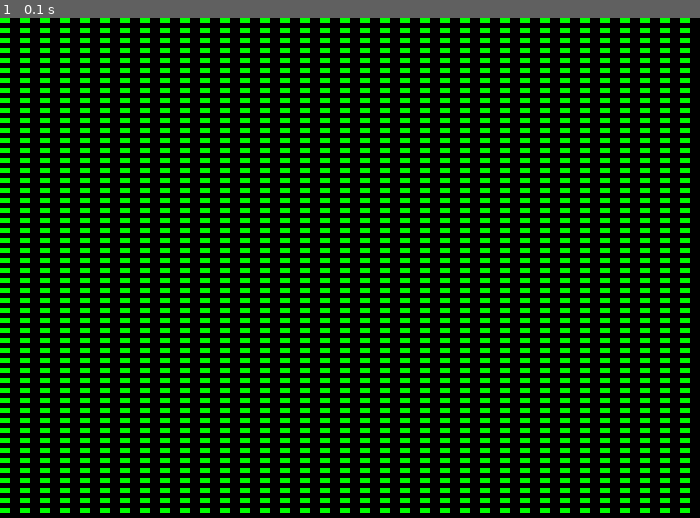
Above: before the commit, frame 1.
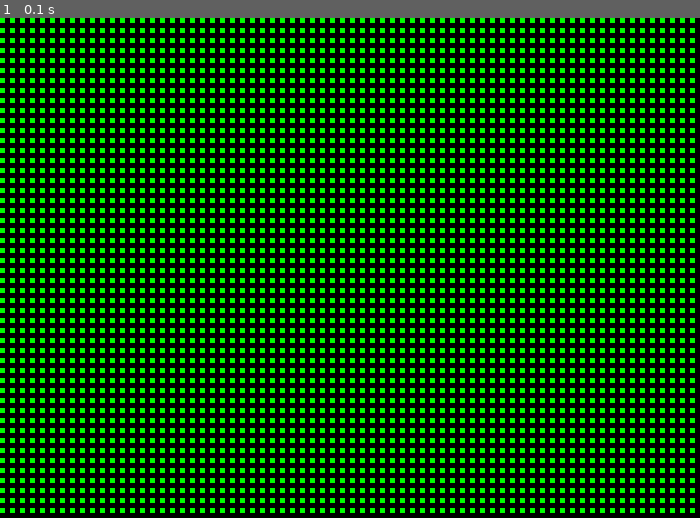
Above: after the commit, the same moment.

Repository: MCBoarder289/PythonArcadeGames
Game: pygame game, started from Labs/Chapter 6 - Lab Pygame Exercise.py
Same seed, same stepped clock (60 frames per second), same inputs: the game is played once before the commit and once after it.
Inputs:
- Up to frame 1 (0.1 s): no input

The runs differ from the first frame. In frame 1, 25% of the frame differs, in the area x 0-100%, y 0-99%.

Commit message:
Chapter 6 - Got the Graphics Grid working with variables

Diff:
--- a/Labs/Chapter 6 - Lab Pygame Exercise.py
+++ b/Labs/Chapter 6 - Lab Pygame Exercise.py
@@ -28,7 +28,7 @@
 # Variables to declare
 screen_width = size[0]
 screen_height = size[1]
-block_width = 10
+block_width = 5
 block_height = 5
 space_multiplier = 2
 
